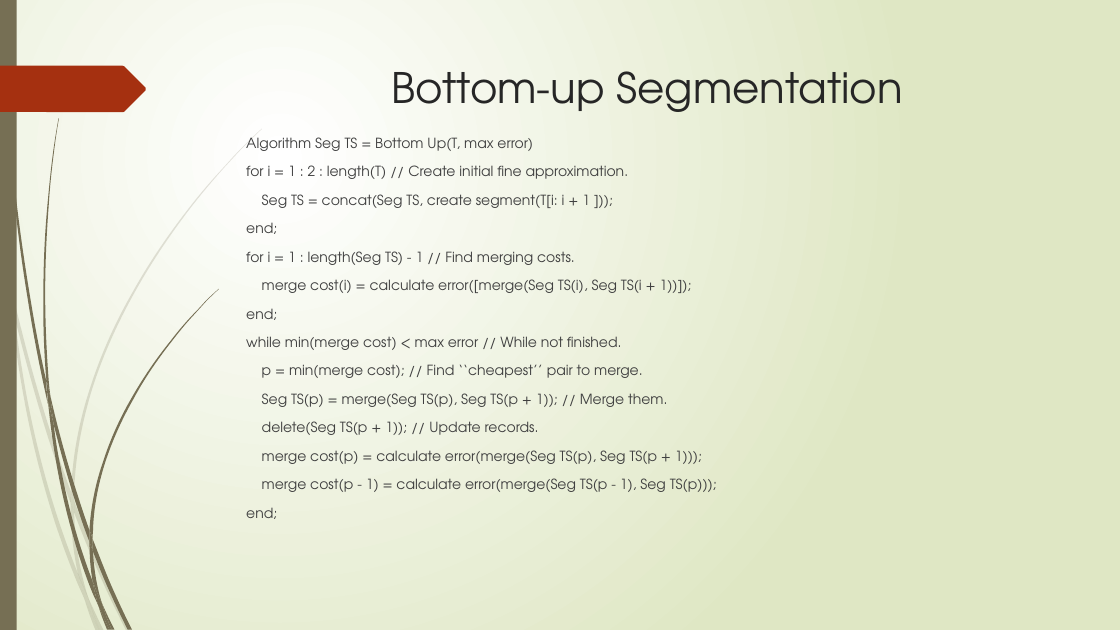
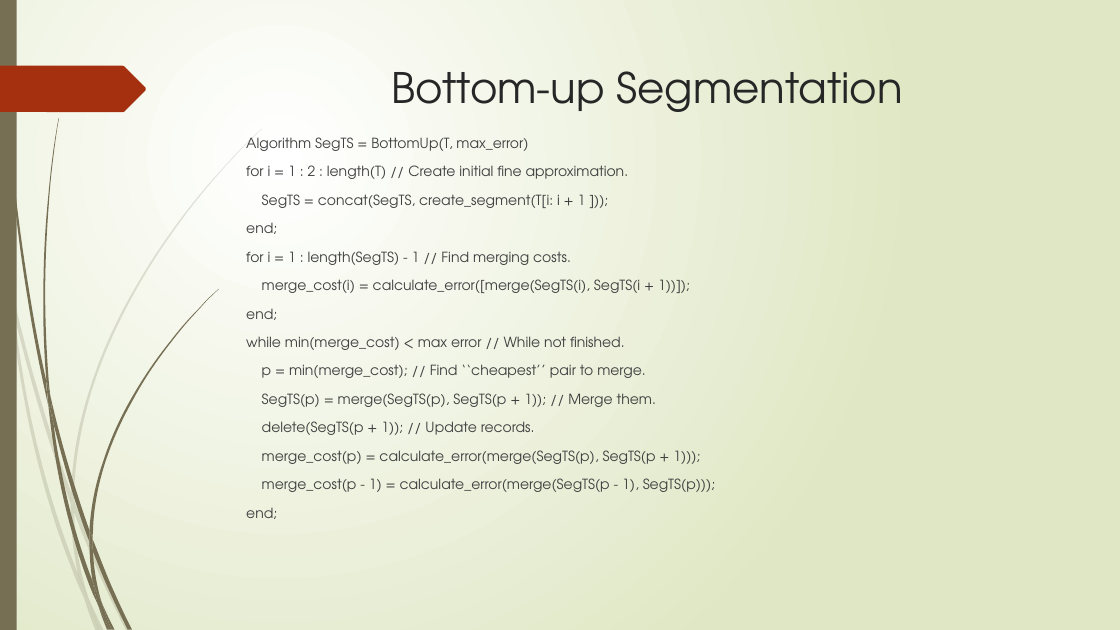
Before and after one commit to zixiaojindao/time-series-survey, a slide deck: slide 10 of slide/tsdm.pptx. Drawn at 1120x630 pixels with LibreOffice and Linux fonts; fonts in the diff are those of the drawing. Boxes give left, top, right and bottom in pixels: in the first picture for what was removed or moved away, otherwise in the second. Text is boxed around its words. In the diff, an @@ line names an element or a change of style, - is before the commit and + after.

```diff
--- a/slide/tsdm.pptx
+++ b/slide/tsdm.pptx
@@ text at (246,137,528,151): text changed @@
-Algorithm Seg TS = Bottom Up(T, max error)
+Algorithm SegTS = BottomUp(T, max_error)
@@ text at (262,194,586,208): text changed @@
-Seg TS = concat(Seg TS, create segment(T[i: i + 1 ]));
+SegTS = concat(SegTS, create_segment(T[i: i + 1 ]));
@@ text at (246,251,690,293): text changed @@
-for i = 1 : length(Seg TS) - 1 // Find merging costs.
-merge cost(i) = calculate error([merge(Seg TS(i), Seg TS(i + 1))]);
+for i = 1 : length(SegTS) - 1 // Find merging costs.
+merge_cost(i) = calculate_error([merge(SegTS(i), SegTS(i + 1))]);
@@ text at (246,336,715,492): text changed @@
-while min(merge cost) < max error // While not finished.
-p = min(merge cost); // Find ‘‘cheapest’’ pair to merge.
-Seg TS(p) = merge(Seg TS(p), Seg TS(p + 1)); // Merge them.
-delete(Seg TS(p + 1)); // Update records.
-merge cost(p) = calculate error(merge(Seg TS(p), Seg TS(p + 1)));
-merge cost(p - 1) = calculate error(merge(Seg TS(p - 1), Seg TS(p)));
+while min(merge_cost) < max error // While not finished.
+p = min(merge_cost); // Find ‘‘cheapest’’ pair to merge.
+SegTS(p) = merge(SegTS(p), SegTS(p + 1)); // Merge them.
+delete(SegTS(p + 1)); // Update records.
+merge_cost(p) = calculate_error(merge(SegTS(p), SegTS(p + 1)));
+merge_cost(p - 1) = calculate_error(merge(SegTS(p - 1), SegTS(p)));
```
Also in this commit, not shown: 4 other slides changed.
